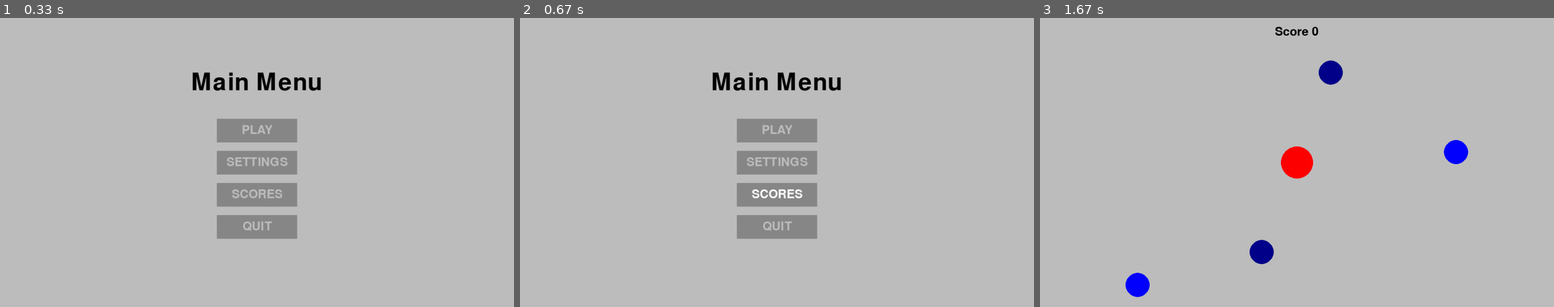
Above: before the commit, frames 1-3 (left to right).
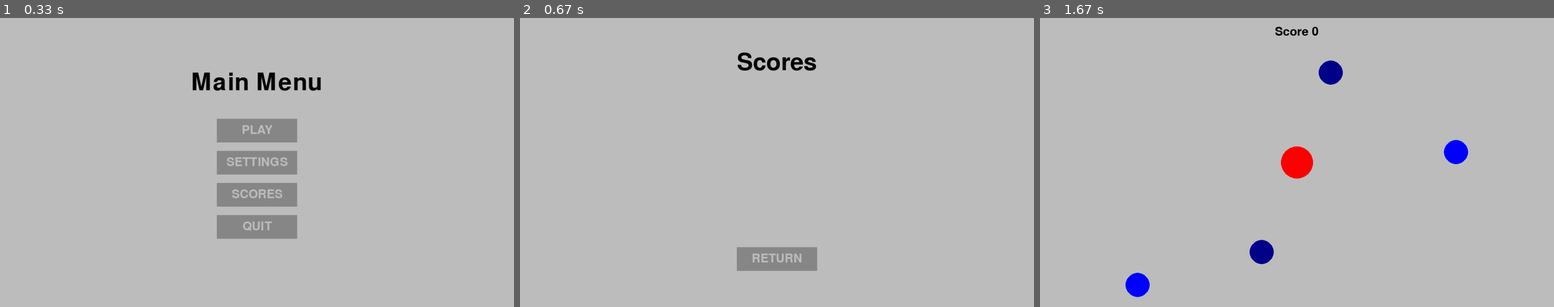
Above: after the commit, the same moments.

Repository: EricNohara/PyGame-Circumventor
Game: pygame game, started from betagame.py
Two runs of this game, one before a commit and one after it. Both use one fixed random seed, a clock stepped at 60 frames per second and the inputs below.
Inputs (mouse positions are in pixels of both pictures, inside the frame that each line leads up to):
- Up to frame 1 (0.33 s): no input
- Up to frame 2 (0.67 s): click "SCORES" at 0.38 s
- Up to frame 3 (1.67 s): click (1297, 257) at 0.88 s, where only the run after the commit has a clickable "RETURN"; tap Enter at 1.33 s

Frame 1 is identical in both runs. In frame 2, 7.1% of the frame differs, in the area x 37-63%, y 11-88%; in frame 3, nothing differs.

Commit message:
refectored code to exit pygame

Diff:
--- a/betagame.py
+++ b/betagame.py
@@ -20,7 +20,7 @@
 # HELPER FUNCTIONS
 ###################################################################################################################
 
-def check_exit_pygame(event):
+def check_exit_pygame_menu(event):
     if event.type == pg.QUIT:
         pg.quit()
         sys.exit()
@@ -28,6 +28,11 @@
         if event.key == pg.K_ESCAPE:
             pg.quit()
             sys.exit()
+
+def check_exit(event):
+    if event.type == pg.QUIT:
+        pg.quit()
+        sys.exit()
 
 def handle_movement(player):
     keys = pg.key.get_pressed()
@@ -110,7 +115,7 @@
     pg.display.set_caption("Play Game")
     while True:
         for event in pg.event.get():
-            check_exit_pygame(event)
+            check_exit(event)
 
         screen.fill("grey")
 
@@ -138,16 +143,35 @@
 def settings():
     pass
 
-def scores():
-    pass
-
-def menu_screen(type):
-    play_or_restart = "PLAY" if type == "Main Menu" else "RESTART"
-    pg.display.set_caption(type)
+def scores(return_menu_type):
+    pg.display.set_caption("Scores")
     while True:
         screen.fill("grey")
         MOUSE_POS = pg.mouse.get_pos()
-        header = header_font.render(type, True, "black")
+        header = header_font.render("Scores", True, "black")
+        header_rect = header.get_rect()
+        screen.blit(header, ((WIDTH-header_rect.w)/2,(HEIGHT-header_rect.h)/8))
+
+        RETURN_BTN = Button(image=pg.image.load("assets/Btn-Rect2.png"), pos=(WIDTH/2, HEIGHT/1.2), text_input="RETURN", font=font, base_color="grey", hovering_color="white")
+
+        RETURN_BTN.changeColor(MOUSE_POS)
+        RETURN_BTN.update(screen)
+
+        for event in pg.event.get():
+            check_exit(event)
+            if event.type == pg.MOUSEBUTTONDOWN:
+                if RETURN_BTN.checkForInput(MOUSE_POS):
+                    menu_screen(return_menu_type)
+
+        pg.display.flip()
+
+def menu_screen(menu_type):
+    play_or_restart = "PLAY" if menu_type == "Main Menu" else "RESTART"
+    pg.display.set_caption(menu_type)
+    while True:
+        screen.fill("grey")
+        MOUSE_POS = pg.mouse.get_pos()
+        header = header_font.render(menu_type, True, "black")
         header_rect = header.get_rect()
         screen.blit(header, ((WIDTH-header_rect.w)/2, (HEIGHT-header_rect.h)/5))
 
@@ -161,7 +185,7 @@
             button.update(screen)
 
         for event in pg.event.get():
-            check_exit_pygame(event)
+            check_exit_pygame_menu(event)
             if event.type == pg.KEYDOWN:
                 if event.key == pg.K_RETURN:
                     play()
@@ -171,7 +195,7 @@
                 if SETTINGS_BTN.checkForInput(MOUSE_POS):
                     settings()
                 if SCORES_BTN.checkForInput(MOUSE_POS):
-                    scores()
+                    scores(menu_type)
                 if QUIT_BTN.checkForInput(MOUSE_POS):
                     pg.quit()
                     sys.exit()
